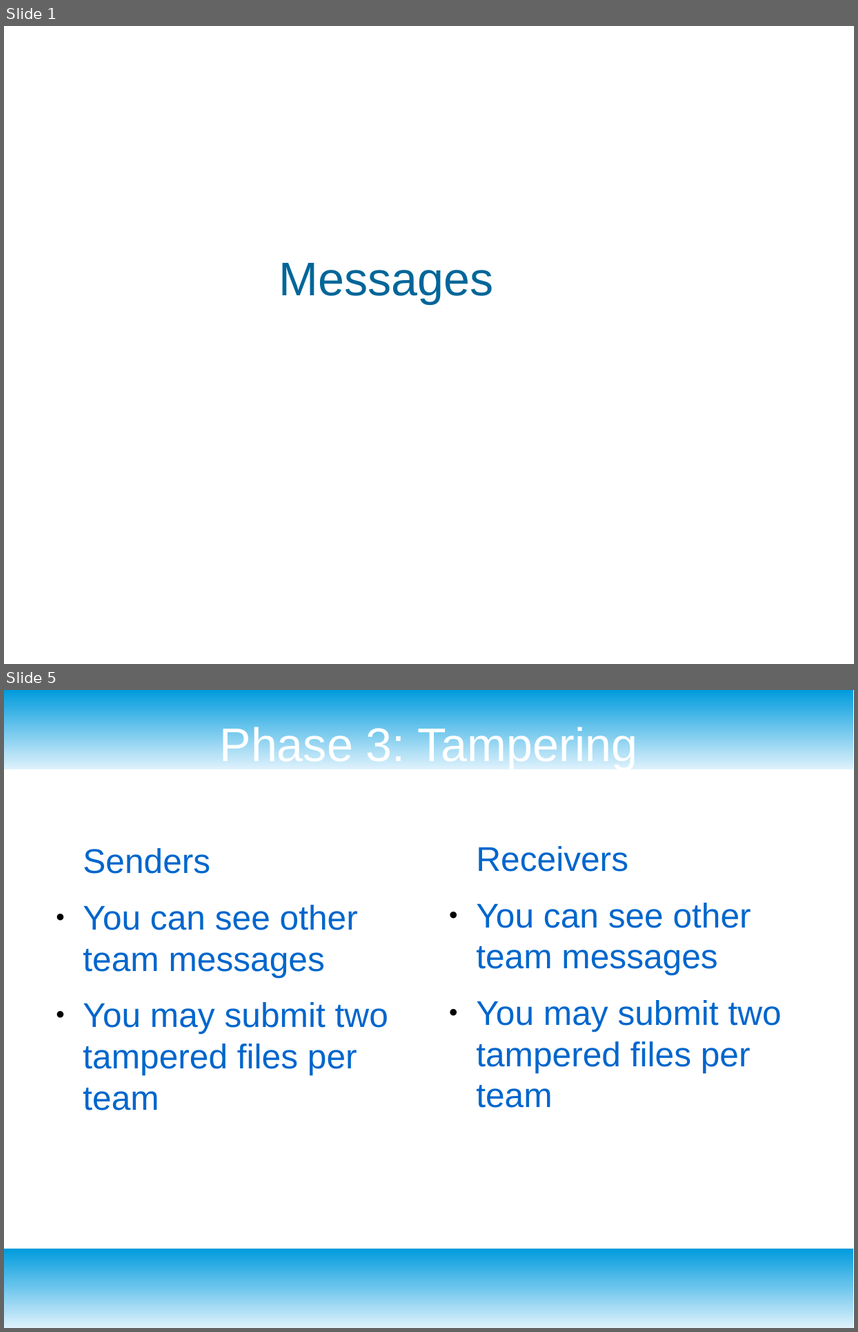
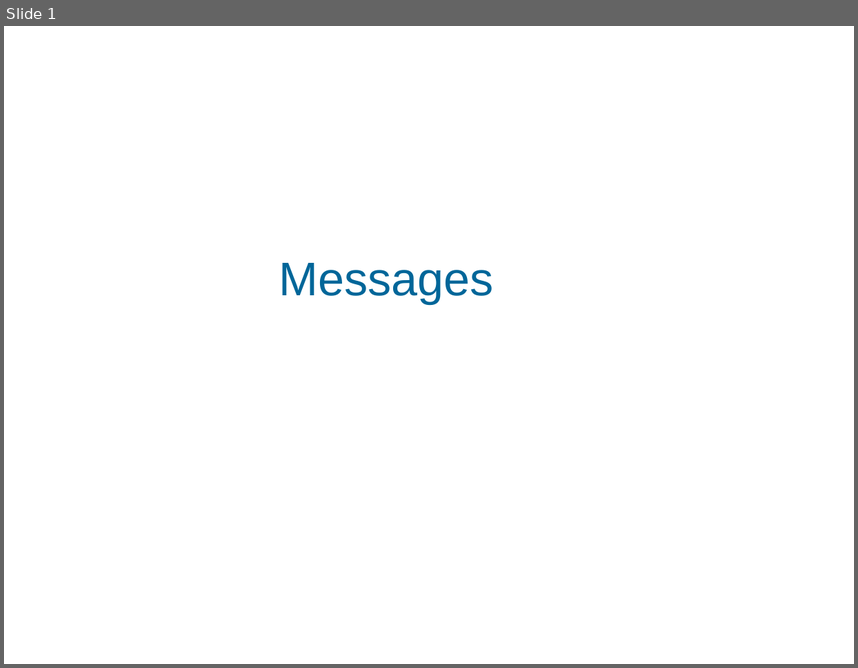
Before and after one commit to vcv-missoula-college/projects, a slide deck: 2021_gencyber_summer_camp/resources/day2/day_2.6_message_game.odp. Shown one above the other, each under a label of ours: slides 1 and 5 before the commit, slide 1 after it; the slides between them are not shown. The pictures are 858x1332 and 858x668 pixels, drawn with LibreOffice and Linux fonts; fonts in the diff are those of the drawing; background and template pictures are left out. Boxes give left, top, right and bottom in pixels: in the first picture for what was removed or moved away, otherwise in the second. Text is boxed around its words. In the diff, an @@ line names an element or a change of style, - is before the commit and + after.

```diff
--- a/2021_gencyber_summer_camp/resources/day2/day_2.6_message_game.odp
+++ b/2021_gencyber_summer_camp/resources/day2/day_2.6_message_game.odp
@@ slide 5 removed at <box>4,690,854,1328</box>, background #FFFFFF @@
@@ rectangle removed at <box>4,690,854,769</box> @@
@@ title removed at <box>220,723,638,769</box> @@
-Phase 3: Tampering
@@ text removed at <box>83,848,388,1110</box> @@
-Senders
-● You can see other team messages
-● You may submit two tampered files per team
@@ text removed at <box>476,846,782,1107</box> @@
-Receivers
-● You can see other team messages
-● You may submit two tampered files per team
@@ rectangle removed at <box>4,1248,854,1328</box> @@
```
Also in this commit, not shown: 3 slides changed, 3 slides added, 2 other slides removed, 1 other file.
